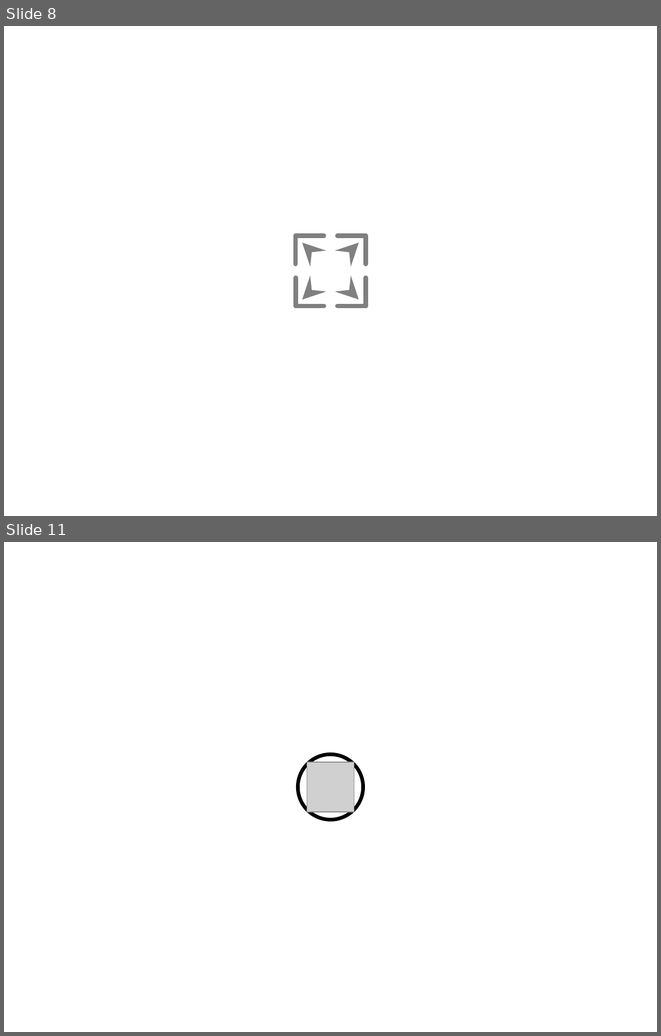
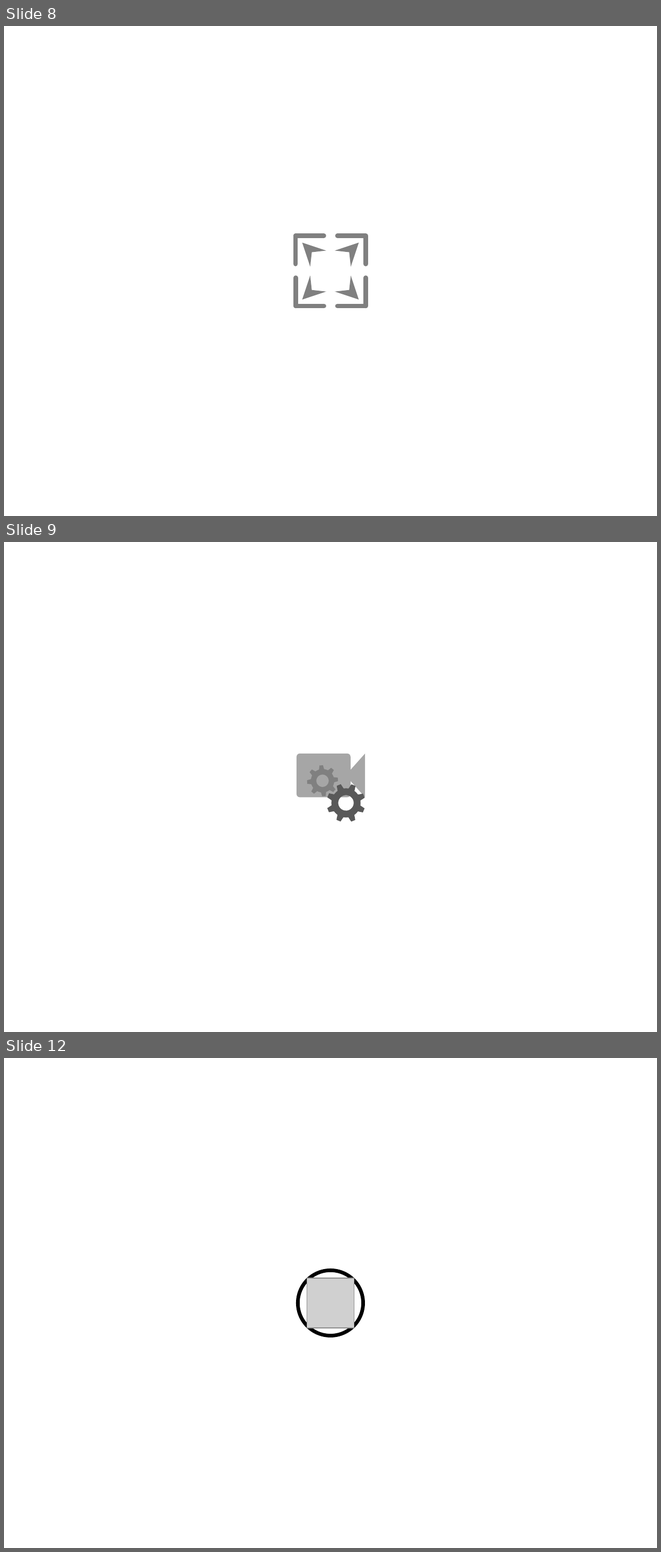
Before and after one commit to YinshengGuo/WinduVision, a slide deck: icons/icons.pptx. Shown one above the other, each under a label of ours: slides 8 and 11 before the commit, slides 8, 9 and 12 after it; the slides between them are not shown. The pictures are 661x1036 and 661x1552 pixels, drawn with LibreOffice and Linux fonts; fonts in the diff are those of the drawing; grey boxes stand for pictures. Boxes give left, top, right and bottom in pixels: in the first picture for what was removed or moved away, otherwise in the second. Text is boxed around its words. In the diff, an @@ line names an element or a change of style, - is before the commit and + after.

```diff
--- a/icons/icons.pptx
+++ b/icons/icons.pptx
@@ slide 9 added at bbox=[4, 542, 657, 1032], background #FFFFFF @@
@@ rounded rectangle added at bbox=[297, 753, 351, 797], fill #A6A6A6 @@
@@ trapezoid added at bbox=[350, 753, 365, 797], fill #A6A6A6 @@
@@ group added at bbox=[307, 765, 338, 796]: 8 flow chart manual operations, 1 donut @@
@@ group added at bbox=[327, 784, 365, 822]: 8 flow chart manual operations, 1 donut @@
@@ what was slide 11 is now slide 12 @@
```
Also in this commit, not shown: 2 slides changed, 3 other slides added, 3 slides removed, 24 other files.
